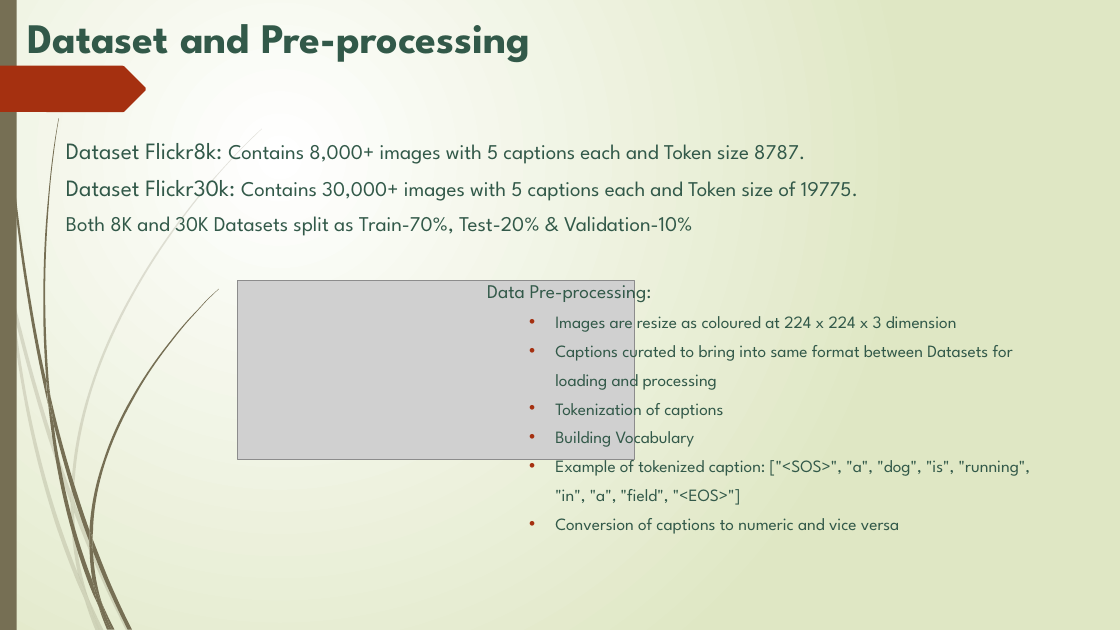
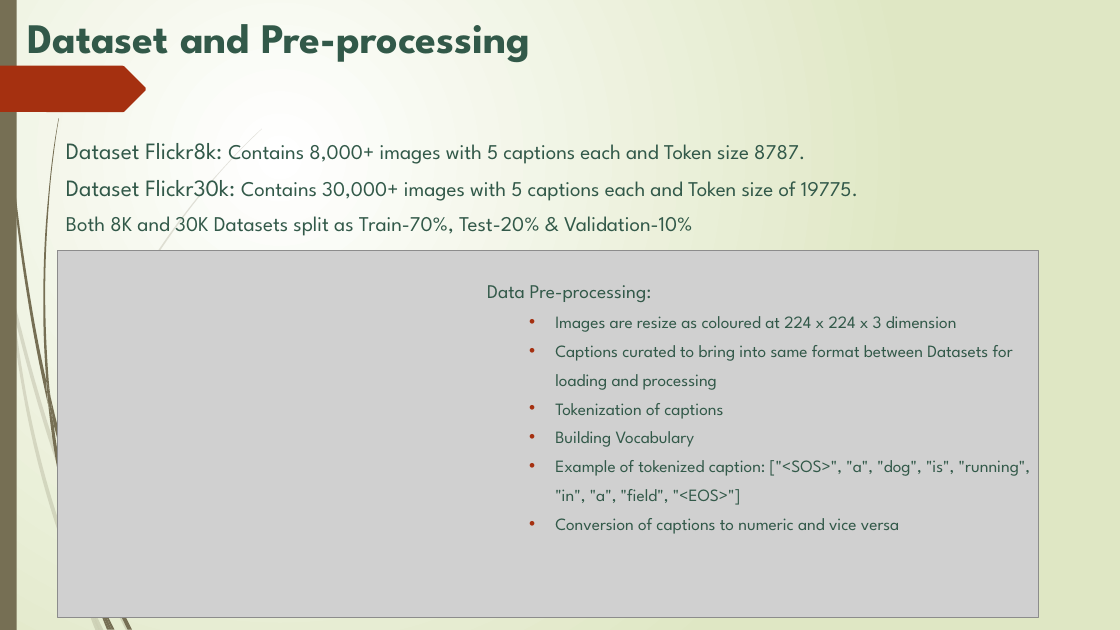
Before and after one commit to RRKBHUVANA/ImageCaptioningIIIT, a slide deck: slide 4 of Automatic Image Captioning_v3.pptx. Drawn at 1120x630 pixels with LibreOffice and Linux fonts; fonts in the diff are those of the drawing; grey boxes stand for pictures. Boxes give left, top, right and bottom in pixels: in the first picture for what was removed or moved away, otherwise in the second. Text is boxed around its words. In the diff, an @@ line names an element or a change of style, - is before the commit and + after.

```diff
--- a/Automatic Image Captioning_v3.pptx
+++ b/Automatic Image Captioning_v3.pptx
@@ picture: place and size @@
-picture at (238,280,634,459)
+picture at (58,250,1039,618)
@@ freeform shape removed at (89,289,218,539) @@
@@ freeform shape removed at (71,503,88,597) @@
@@ freeform shape removed at (71,492,74,513) @@
@@ freeform shape removed at (89,530,92,551) @@
@@ freeform shape removed at (89,542,102,604) @@
```
